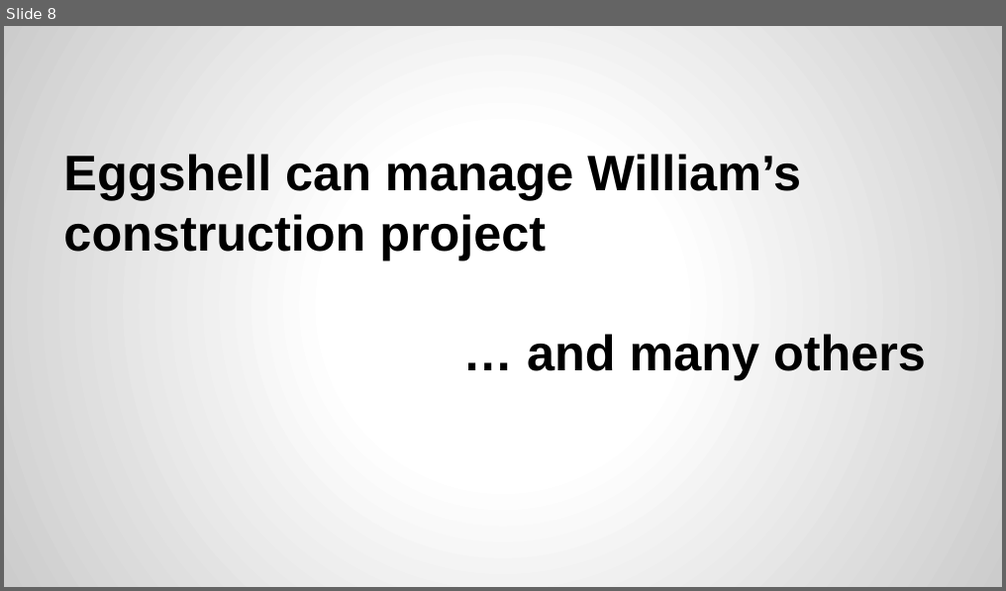
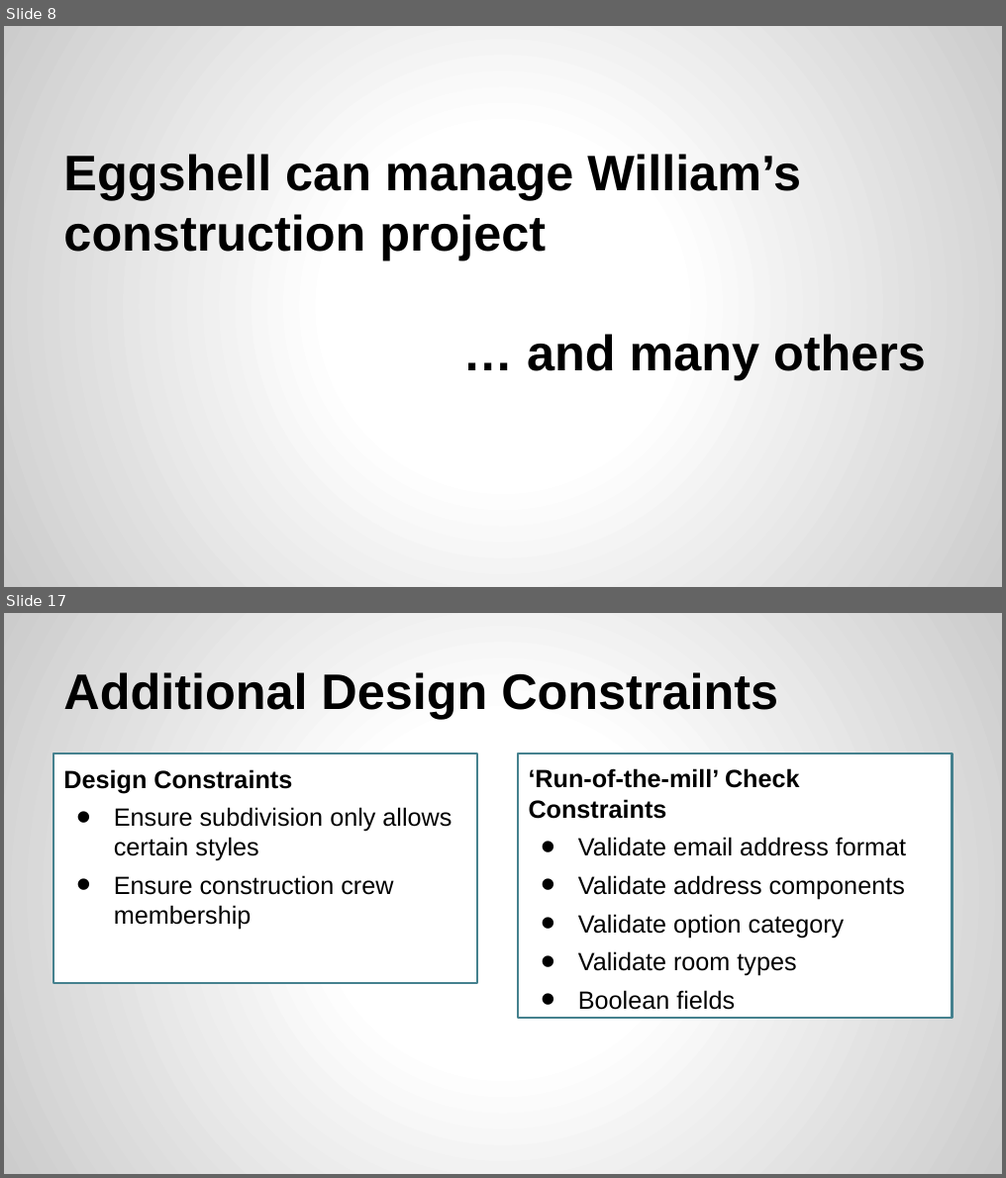
Before and after one commit to XuefengZhai/Database_Project, a slide deck: G3_eggshell/G3_Presentation.pptx. Shown one above the other, each under a label of ours: slide 8 before the commit, slides 8 and 17 after it; the slides between them are not shown. The pictures are 1006x591 and 1006x1178 pixels, drawn with LibreOffice and Linux fonts; fonts in the diff are those of the drawing. Boxes give left, top, right and bottom in pixels: in the first picture for what was removed or moved away, otherwise in the second. Text is boxed around its words. In the diff, an @@ line names an element or a change of style, - is before the commit and + after.

```diff
--- a/G3_eggshell/G3_Presentation.pptx
+++ b/G3_eggshell/G3_Presentation.pptx
@@ slide 17 added at (4, 613, 1002, 1174), background gradient #FFFFFF to #CCCCCC @@
@@ title added at (63, 672, 778, 718), 36 pt, text #000000, bold @@
+Additional Design Constraints
@@ rectangle added at (54, 754, 477, 984), fill #FFFFFF, outline #45818E 1.5 pt, 18 pt, text #000000 @@
+Design Constraints
+• Ensure subdivision only allows certain styles
+• Ensure construction crew membership
@@ rectangle added at (518, 754, 952, 1019), fill #FFFFFF, outline #45818E 1.5 pt, 18 pt, text #000000 @@
+‘Run-of-the-mill’ Check Constraints
+• Validate email address format
+• Validate address components
+• Validate option category
+• Validate room types
+• Boolean fields
```
Also in this commit, not shown: 7 slides changed, 7 other slides added, 1 other file.
